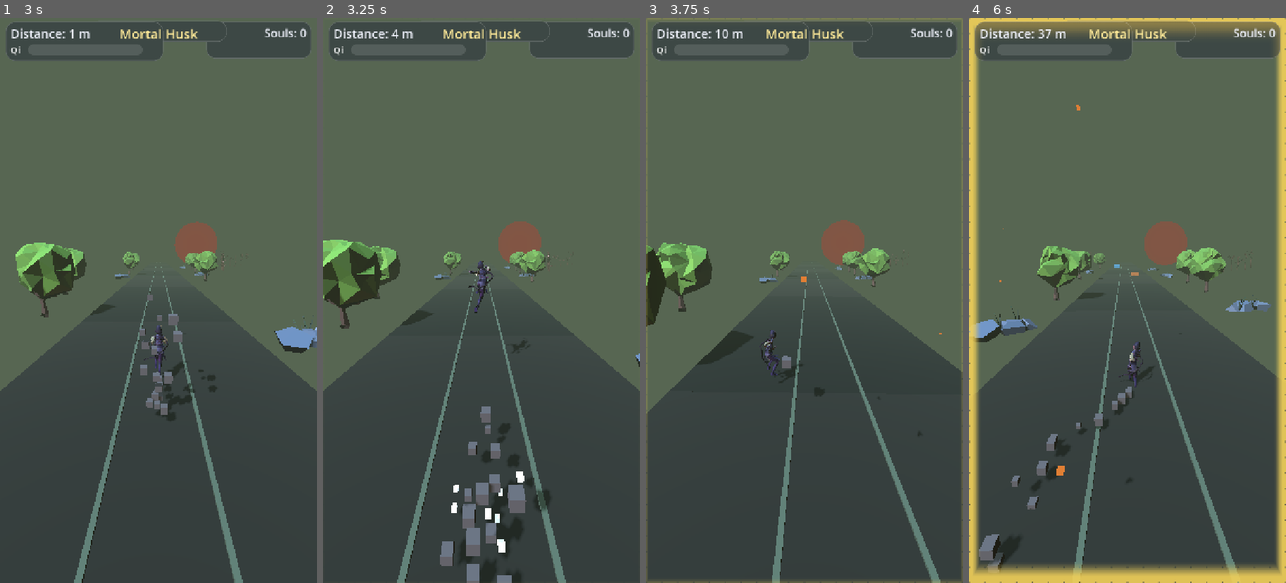
Above: before the commit, frames 1-4 (left to right).
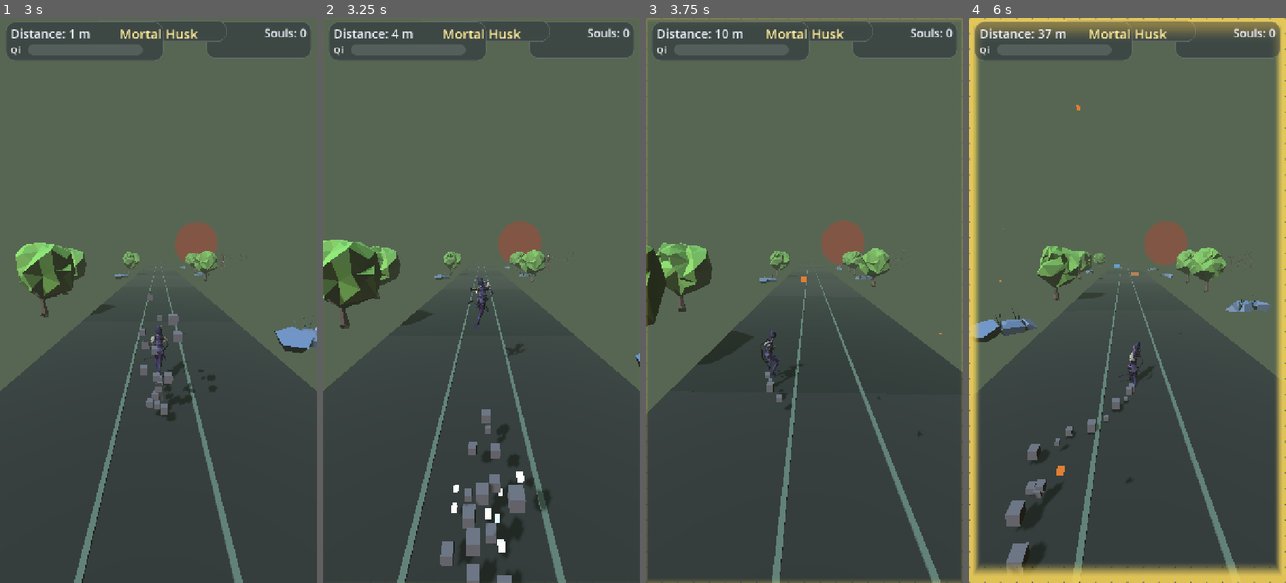
Above: after the commit, the same moments.

Repository: DanielEleojo/tribulation
Game: Godot game, scene res://scenes/splash.tscn
The game is run twice, just before and just after one commit, with the same random seed, the same clock (stepped at 60 frames per second) and the same inputs.
Inputs (mouse positions are in pixels of both pictures, inside the frame that each line leads up to):
- Up to frame 1 (3 s): tap Enter (restart) at 0.5, 1.25, 2 s; move the mouse to (228, 272) at 0.52 s; hold Right (move_right) 0.53-1.28 s; tap F (slash) at 0.6, 2.1 s; click (228, 272) at 0.67 s; tap Space (jump) at 0.77, 1.07, 1.52, 1.82 s; move the mouse to (95, 328) at 1.27 s; hold Left (move_left) 1.28-2.03 s; tap Down (slide) at 1.35, 2.85 s; move the mouse to (190, 176) at 2.02 s; hold Right (move_right) from 2.03 s (still down); move the mouse to (142, 413) at 2.77 s; click (142, 413) at 2.92 s
- Up to frame 2 (3.25 s): keep holding Right (move_right); tap Space (jump) at 3.02 s
- Up to frame 3 (3.75 s): tap Space (jump) at 3.32 s; move the mouse to (899, 385) at 3.52 s; release Right (move_right) at 3.53 s; hold Left (move_left) from 3.53 s (still down); tap F (slash) at 3.6 s
- Up to frame 4 (6 s): tap Space (jump) at 3.77, 4.07, 4.52, 4.82 s; move the mouse to (1032, 215) at 4.27 s; tap Down (slide) at 4.35, 5.85 s; move the mouse to (1143, 300) at 5.02 s; tap F (slash) at 5.1 s; click (1143, 300) at 5.17 s; move the mouse to (1079, 159) at 5.77 s; release Left (move_left) at 5.78 s; hold Right (move_right) from 5.78 s (still down)

Frame 1 is identical in both runs. In frame 2, 0.4% of the frame differs, in the area x 45-65%, y 43-74%; in frame 3, 0.2%; in frame 4, 2.0%, in the area x 3-53%, y 64-98%.

Commit message:
Tune: reduce jump height (14->16 by rank)

Diff:
--- a/scripts/game.gd
+++ b/scripts/game.gd
@@ -65,8 +65,8 @@
 var enemy_tier: int = 0
 
 # Jump power scales with martial stage: base at third-rate, capped max by first-rate.
-const JUMP_BASE: float = 17.0
-const JUMP_MAX: float = 20.0
+const JUMP_BASE: float = 14.0
+const JUMP_MAX: float = 16.0
 
 ## Current foe-rank style, read by the spawner when building a technique/hazard.
 func tier_style() -> Dictionary:
Not shown, changed: devlog.txt
